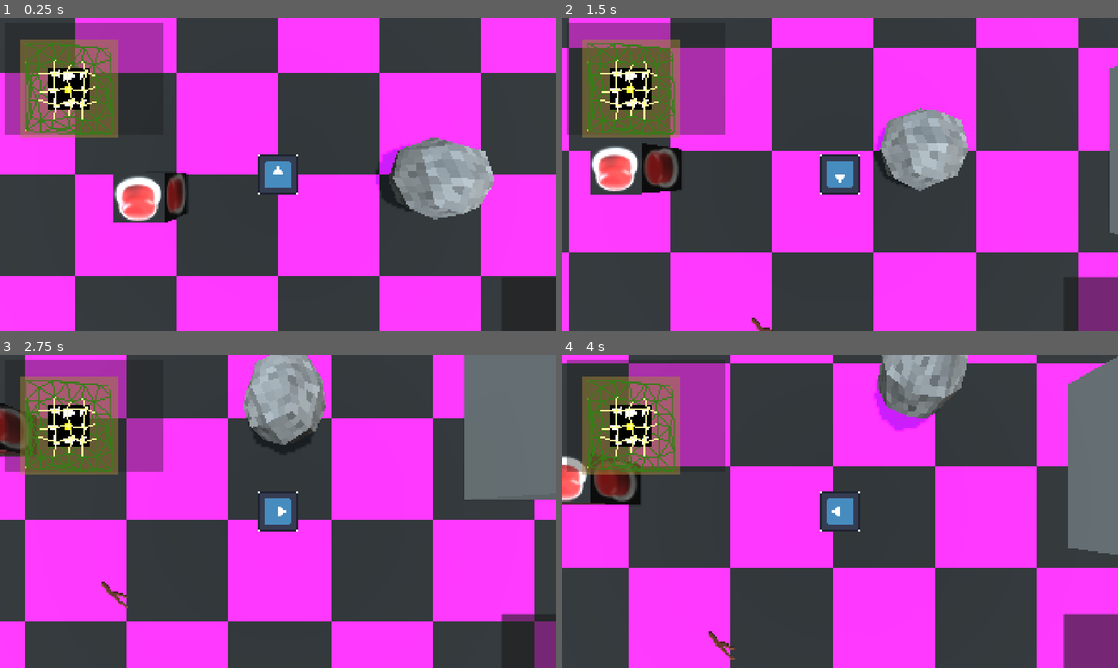
Above: before the commit, frames 1-4 (two rows, left to right).
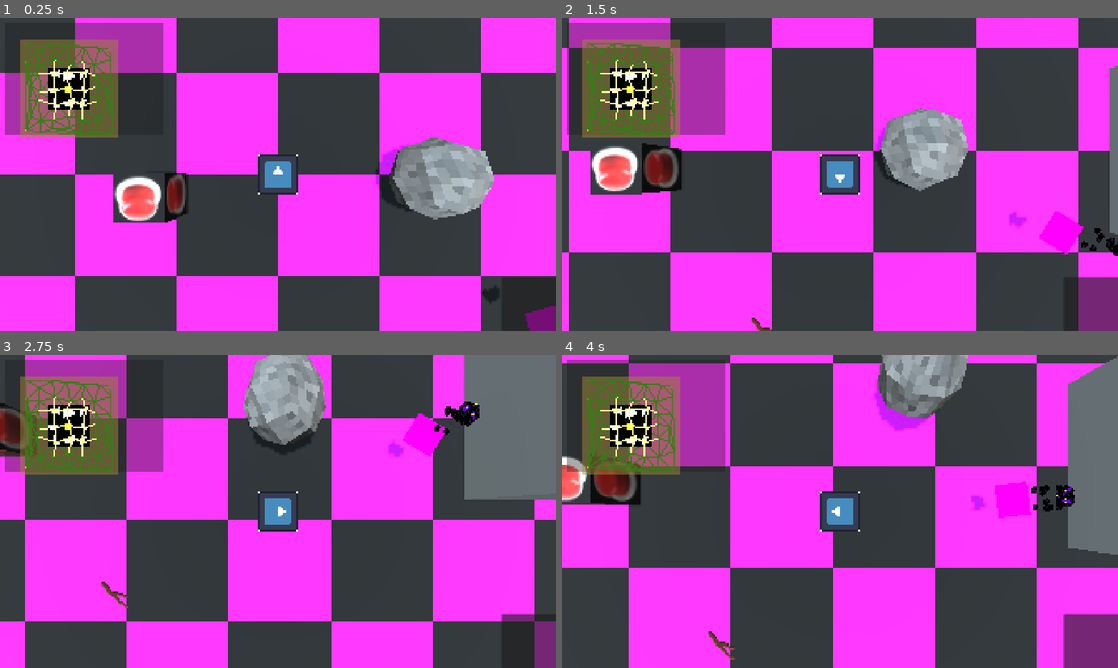
Above: after the commit, the same moments.

Repository: GammaRayTea/project-3-primordial-mass
Game: Godot game, scene res://main.tscn
The game is run twice, just before and just after one commit, with the same random seed, the same clock (stepped at 60 frames per second) and the same inputs. The engine's default icon, where the game draws it, is replaced by a stand-in: a white triangle on a blue panel in a dark square.
Inputs:
- Up to frame 1 (0.25 s): no input
- Up to frame 2 (1.5 s): tap Enter at 0.5 s; hold D (move_right) 0.53-1.28 s; tap E (interact) at 0.6 s; hold S (move_down) from 1.28 s (still down); tap Shift (sprint) at 1.35 s
- Up to frame 3 (2.75 s): release S (move_down) at 2.03 s; hold D (move_right) from 2.03 s (still down); tap E (interact) at 2.1 s
- Up to frame 4 (4 s): release D (move_right) at 2.78 s; hold W (move_up) 2.78-3.53 s; tap Shift (sprint) at 2.85 s; hold A (move_left) from 3.53 s (still down); tap E (interact) at 3.6 s

The runs differ from the first frame. In frame 1, 0.5% of the frame differs, in the area x 86-100%, y 85-100%; in frame 2, 0.9%; in frame 3, 1.0%; in frame 4, 1.0%, in the area x 73-93%, y 40-53%.

Commit message:
Revert "Merge branch 'main' into dev-ray"
This reverts commit d46fd2cca6f7c76418ab493f4fe69d6105f963cf, reversing
changes made to 46ab22757d793a589f1a5a061184a1263a4a3d68.

Diff:
--- a/game/enemies/globber/globber.tscn
+++ b/game/enemies/globber/globber.tscn
@@ -20,7 +20,6 @@
 [ext_resource type="Texture2D" uid="uid://cyridy5dd1i67" path="res://assets/enemies/globber/animations/Globber2Head.png" id="10_2odp2"]
 [ext_resource type="PackedScene" uid="uid://bl53b1u4n37y7" path="res://game/enemies/vision_cone/vision_cone.tscn" id="18_2si2q"]
 [ext_resource type="Script" uid="uid://cqa02cuqcr334" path="res://game/enemies/vision_cone/globber_vision_cone.gd" id="19_2si2q"]
-[ext_resource type="Texture2D" uid="uid://dv6igb3os748t" path="res://assets/enemies/globber/animations/GlobberSprite2DeathAnimationpuddleSheet.png" id="14_o8dyd"]
 
 [sub_resource type="Animation" id="Animation_nlepm"]
 length = 4.0
@@ -223,33 +222,32 @@
 region = Rect2(0, 0, 64, 64)
 
 [sub_resource type="AtlasTexture" id="AtlasTexture_l3wxe"]
-atlas = ExtResource("14_o8dyd")
-region = Rect2(0, 0, 64, 64)
+atlas = SubResource("CompressedTexture2D_h82rf")
+region = Rect2(64, 0, 64, 64)
 
 [sub_resource type="AtlasTexture" id="AtlasTexture_gtf71"]
-atlas = ExtResource("14_o8dyd")
-region = Rect2(64, 0, 64, 64)
+atlas = SubResource("CompressedTexture2D_h82rf")
+region = Rect2(128, 0, 64, 64)
 
 [sub_resource type="AtlasTexture" id="AtlasTexture_2odp2"]
-atlas = ExtResource("14_o8dyd")
-region = Rect2(128, 0, 64, 64)
+atlas = SubResource("CompressedTexture2D_h82rf")
+region = Rect2(192, 0, 64, 64)
 
 [sub_resource type="AtlasTexture" id="AtlasTexture_qg7h7"]
-atlas = ExtResource("14_o8dyd")
-region = Rect2(192, 0, 64, 64)
+atlas = SubResource("CompressedTexture2D_h82rf")
+region = Rect2(256, 0, 64, 64)
 
 [sub_resource type="AtlasTexture" id="AtlasTexture_2si2q"]
-atlas = ExtResource("14_o8dyd")
-region = Rect2(256, 0, 64, 64)
-
-[sub_resource type="AtlasTexture" id="AtlasTexture_joybc"]
-atlas = ExtResource("14_o8dyd")
+atlas = SubResource("CompressedTexture2D_h82rf")
 region = Rect2(320, 0, 64, 64)
 
 [sub_resource type="SpriteFrames" id="SpriteFrames_g4v7s"]
 animations = [{
 "frames": [{
 "duration": 1.0,
+"texture": SubResource("AtlasTexture_o8dyd")
+}, {
+"duration": 1.0,
 "texture": SubResource("AtlasTexture_l3wxe")
 }, {
 "duration": 1.0,
@@ -263,11 +261,8 @@
 }, {
 "duration": 1.0,
 "texture": SubResource("AtlasTexture_2si2q")
-}, {
-"duration": 1.0,
-"texture": SubResource("AtlasTexture_joybc")
 }],
-"loop": 0,
+"loop": 1,
 "name": &"default",
 "speed": 5.0
 }]
@@ -339,17 +334,15 @@
 
 [node name="AnimationTree" parent="." index="4" unique_id=934466786]
 active = false
-tree_root = SubResource("AnimationNodeStateMachine_droo6")
+tree_root = SubResource("AnimationNodeStateMachine_y7tjh")
 
 [node name="HitBox" parent="." index="5" unique_id=565674913]
 visible = false
 
-
 [node name="HurtBox" parent="." index="6" unique_id=158402479]
 visible = false
 
 [node name="Alive" type="Node3D" parent="RotationPivot/Visuals" parent_id_path=PackedInt32Array(33426455) index="0" unique_id=1655088542]
-
 
 [node name="FootL" type="Sprite3D" parent="RotationPivot/Visuals/Alive" index="0" unique_id=1575607523]
 transform = Transform3D(1, 0, 0, 0, -4.371139e-08, 1, 0, -1, -4.371139e-08, -0.08233776, 0.5, 0.144)
@@ -406,9 +399,7 @@
 transform = Transform3D(1, 0, 0, 0, -4.371139e-08, 1, 0, -1, -4.371139e-08, 0, 0, 0)
 texture_filter = 0
 sprite_frames = SubResource("SpriteFrames_g4v7s")
-frame = 5
-frame_progress = 1.0
-speed_scale = 0.5
+frame_progress = 0.76443976
 
 [node name="VisionCone" parent="RotationPivot" parent_id_path=PackedInt32Array(1172787614) index="1" unique_id=518248361 node_paths=PackedStringArray("enemy", "alert_state") instance=ExtResource("18_2si2q")]
 collision_layer = 0
Binary file added: assets/enemies/globber/animations/GlobberSprite2DeathAnimationSheetPuddle.png
Not shown, changed: assets/enemies/globber/animations/GlobberSprite2DeathAnimationSheetPuddle.png.import
Binary file removed: assets/enemies/globber/animations/GlobberSprite2DeathAnimationpuddleSheet.png
